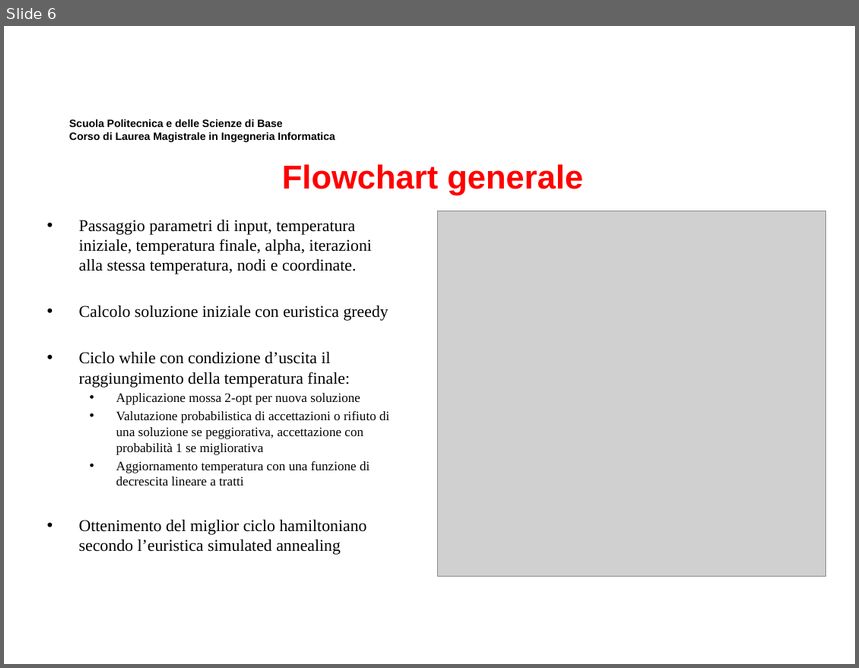
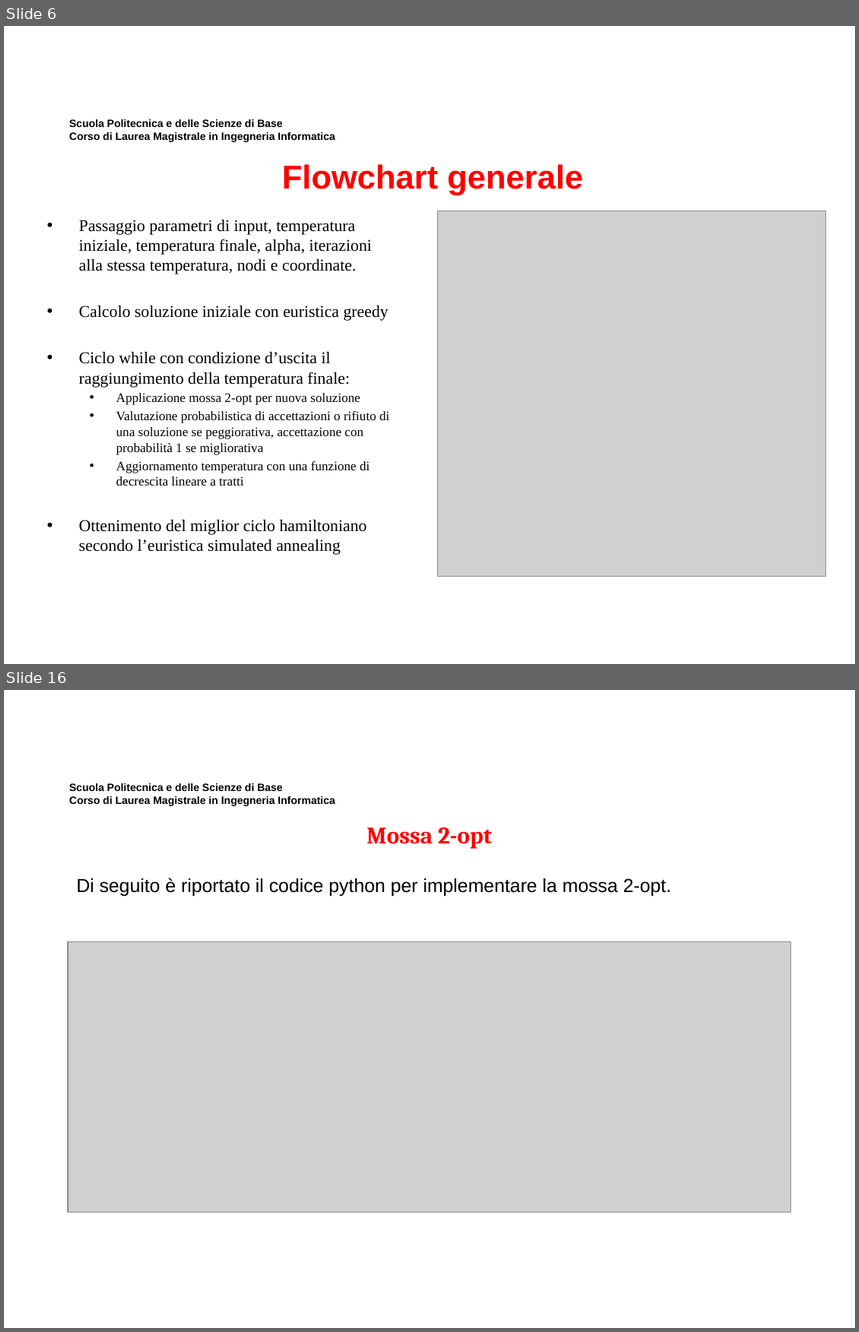
Before and after one commit to MicheleMaresca98/TSP-SimulatedAnnealing, a slide deck: Presentazione Elaborato Ricerca Operativa.pptx. Shown one above the other, each under a label of ours: slide 6 before the commit, slides 6 and 16 after it; the slides between them are not shown. The pictures are 859x668 and 859x1332 pixels, drawn with LibreOffice and Linux fonts; fonts in the diff are those of the drawing; grey boxes stand for pictures; background and template pictures are left out. Boxes give left, top, right and bottom in pixels: in the first picture for what was removed or moved away, otherwise in the second. Text is boxed around its words. In the diff, an @@ line names an element or a change of style, - is before the commit and + after.

```diff
--- a/Presentazione Elaborato Ricerca Operativa.pptx
+++ b/Presentazione Elaborato Ricerca Operativa.pptx
@@ slide 16 added at <box>4,690,855,1328</box>, background #FFFFFF; not listed: 1 template element that a slide beside it also shows @@
@@ text added at <box>367,828,492,848</box>, 20 pt, text #FF0000, bold @@
+Mossa 2-opt
@@ text added at <box>76,878,671,896</box>, 16 pt, text #000000 @@
+Di seguito è riportato il codice python per implementare la mossa 2-opt.
@@ picture added at <box>68,942,791,1213</box> @@
```
Also in this commit, not shown: 15 other slides added, 21 slides removed, 9 other files.
